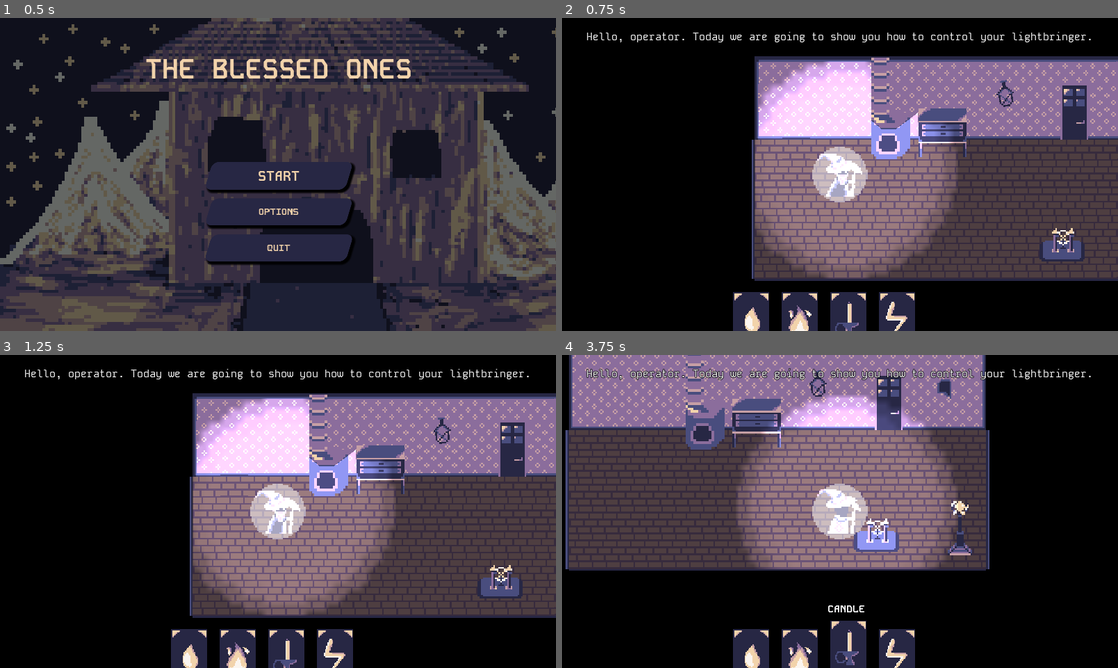
Above: before the commit, frames 1-4 (two rows, left to right).
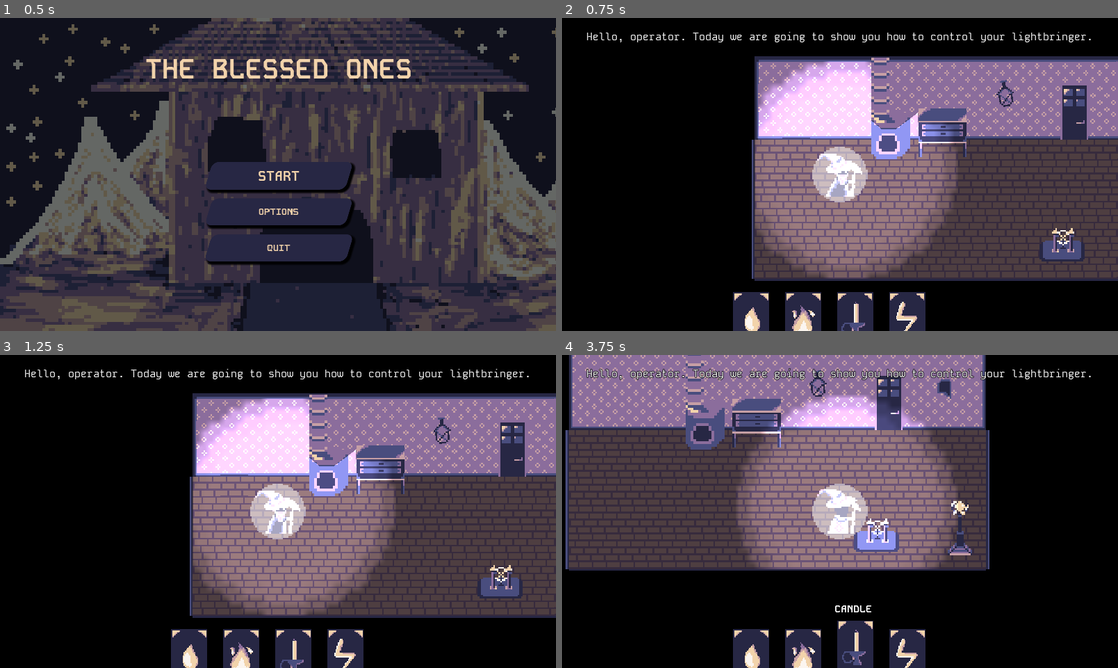
Above: after the commit, the same moments.

Repository: Salach-Malejkum/pirate-software
Game: Godot game, scene res://Scenes/main_menu.tscn
The game is run twice, just before and just after one commit, with the same random seed, the same clock (stepped at 60 frames per second) and the same inputs.
Inputs (mouse positions are in pixels of both pictures, inside the frame that each line leads up to):
- Up to frame 1 (0.5 s): no input
- Up to frame 2 (0.75 s): click "START" at 0.5 s
- Up to frame 3 (1.25 s): no input
- Up to frame 4 (3.75 s): move the mouse to (890, 470) at 1.27 s; hold D (move_right) 1.28-2.03 s; tap E (open_door) every 0.75 s from 1.35 to 3.6 s; click (890, 470) at 1.42 s; move the mouse to (751, 658) at 2.02 s; hold S (move_down) 2.03-2.78 s; click (751, 658) at 2.17 s; move the mouse to (801, 658) at 2.77 s; hold D (move_right) 2.78-3.53 s; click (801, 658) at 2.92 s; tap Enter at 3.5 s; move the mouse to (851, 658) at 3.52 s; hold W (move_up) from 3.53 s (still down); click (851, 658) at 3.67 s

Frame 1 is identical in both runs. In frame 2, 1.6% of the frame differs, in the area x 39-66%, y 87-100%; in frame 3, 1.6%; in frame 4, 1.8%, in the area x 39-66%, y 80-100%.

Commit message:
attempt fix invalid selects

Diff:
--- a/Scripts/card.gd
+++ b/Scripts/card.gd
@@ -22,16 +22,16 @@
 	if self.is_random:
 		hint_type_label.add_theme_color_override("font_color", Color(1.0, 1.0, 1.0, 1.0))
 	# got values from debugging
-	max_y_pos = Vector2(112.0 * index_at_hand, -lerp_offset)
-	min_y_pos = Vector2(112.0 * index_at_hand, 0.0)
+	max_y_pos = Vector2(120.0 * index_at_hand, -lerp_offset)
+	min_y_pos = Vector2(120.0 * index_at_hand, 0.0)
 	hint_type_label.text = Globals.card_types.keys()[self.card_type].replace("_", " ")
 	hint_type_label.visible = false
 
 
 func refresh_lerp_idx(new_idx : int):
 	self.index_at_hand = new_idx
-	self.max_y_pos = Vector2(112.0 * index_at_hand, -lerp_offset)
-	self.min_y_pos = Vector2(112.0 * index_at_hand, 0.0)
+	self.max_y_pos = Vector2(120.0 * index_at_hand, -lerp_offset)
+	self.min_y_pos = Vector2(120.0 * index_at_hand, 0.0)
 
 
 func _on_card_used():
@@ -71,8 +71,12 @@
 			elif is_random:
 				GameManager.random_card_chosen.emit(self.card_type)
 			else:
-				GameManager.card_used.connect(_on_card_used)
 				GameManager.select_card(self)
+
+
+func select_connect_signal():
+	GameManager.card_used.connect(_on_card_used)
+
 
 func deselect_self():
 	GameManager.card_used.disconnect(_on_card_used)
--- a/Scripts/game_manager.gd
+++ b/Scripts/game_manager.gd
@@ -105,9 +105,11 @@
 		tutorial_progress.emit()
 	if selected_card != null:
 		if not try_merge_cards(new_card):
-			selected_card.deselect_self()
+			for card in current_hand:
+				card.deselect_self()
 
 	selected_card = new_card
+	selected_card.select_connect_signal()
 	AudioPlayer.play_sfx("card_selected")
 	selected_card.material.set_shader_parameter("active", true)
 	selected_card.is_selected = true
@@ -127,9 +129,11 @@
 	]
 
 	if merge_key_try_1 in Globals.card_merge_results.keys():
+		card_to_merge.select_connect_signal()
 		_merge_cards(merge_key_try_1)
 		return true
 	elif merge_key_try_2 in Globals.card_merge_results.keys():
+		card_to_merge.select_connect_signal()
 		_merge_cards(merge_key_try_2)
 		return true
 	return false
